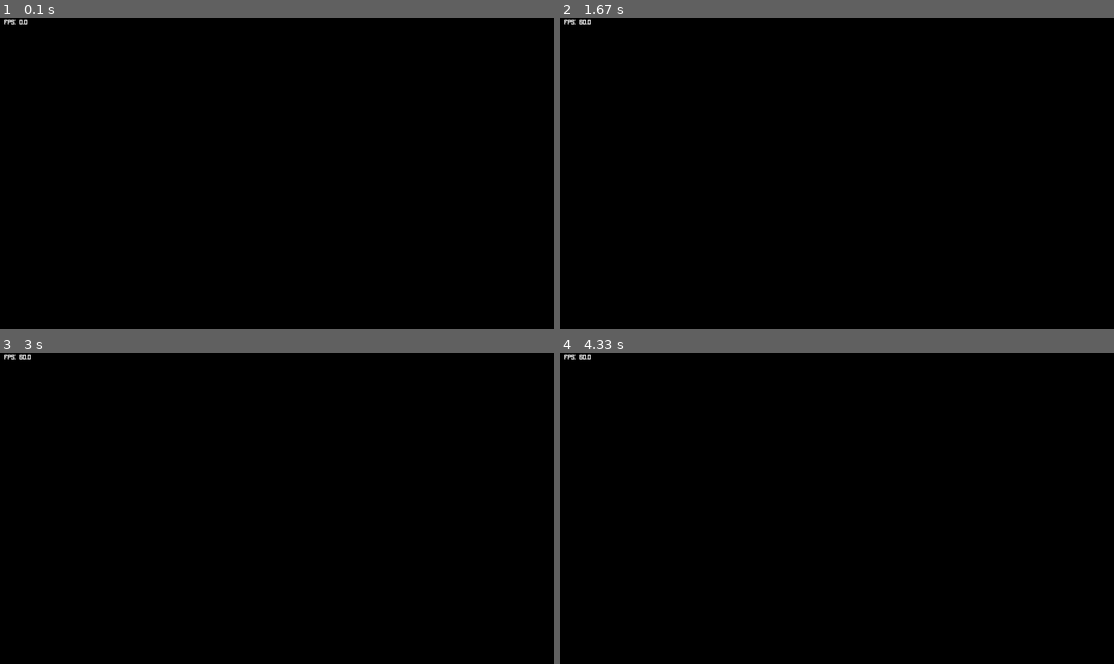
Above: before the commit, frames 1-4 (two rows, left to right).
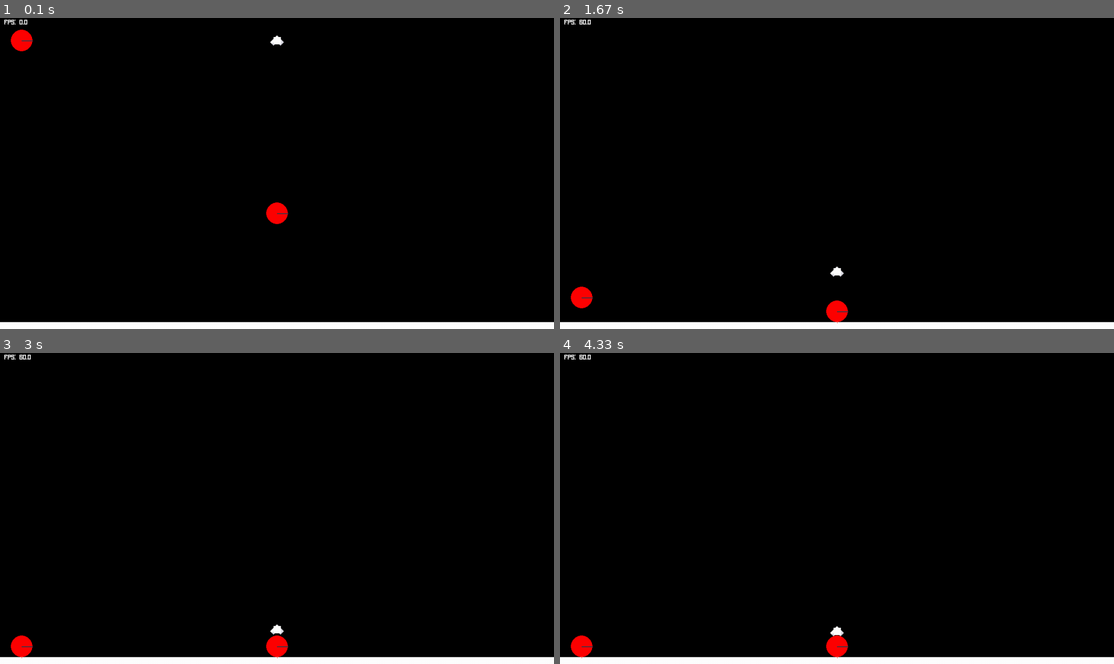
Above: after the commit, the same moments.

Repository: ramses2099/pygamephysics
Game: pygame game, started from man.py
Two runs of this game, one before a commit and one after it. Both use one fixed random seed, a clock stepped at 60 frames per second and the inputs below.
Inputs:
- Up to frame 1 (0.1 s): no input
- Up to frame 2 (1.67 s): tap X at 0.33 s
- Up to frame 3 (3 s): no input
- Up to frame 4 (4.33 s): no input

The runs differ from the first frame. In frame 1, 2.9% of the frame differs, in the area x 0-100%, y 3-100%; in frame 2, 2.9%; in frame 3, 2.9%; in frame 4, 2.9%.

Commit message:
new changes

Diff:
--- a/man.py
+++ b/man.py
@@ -1,7 +1,8 @@
 import pygame, sys, os
-import pymunk
+import pymunk.pygame_util
 from settings import *
 # from objects import *
+from objpymunk import *
 
 class Game:
     def __init__(self):
@@ -11,6 +12,19 @@
       pygame.display.set_caption(TITLE)
       self.font = pygame.font.Font(FONT, TITLESIZE)
       self.running = True
+
+      # pymunk word
+      self.space = pymunk.Space()
+      self.space.gravity =0, 981
+      self.draw_options = pymunk.pygame_util.DrawOptions(self.screen)
+
+      # pymunk object
+      self.ball = Ball(self.space,(50, 50), 25)
+      self.floor = Floor(self.space,(WIDTH/2, HEIGHT),(WIDTH,32))
+
+      self.all_sprites = pygame.sprite.Group()
+      self.ship = Ship(self.space, self.all_sprites, IMAGE_SHIP,(WIDTH/2,50))
+      self.ball = Ball(self.space,(WIDTH/2, 450), 25)
 
     #   self.all_sprites = pygame.sprite.Group()
     #   self.collision_sprite = pygame.sprite.Group()
@@ -99,8 +113,10 @@
             # state machine
             # update
 
-            # self.all_sprites.update(dt)
-            # self.all_sprites.draw(self.screen)
+            self.all_sprites.update(dt)
+            self.all_sprites.draw(self.screen)
+
+
 
             # draw
             self.debugger([
@@ -109,8 +125,14 @@
 
             #
             # self.custom_cursor()
+
+            # pymunk debug
+            self.space.debug_draw(self.draw_options)
             #
             pygame.display.flip()
+            # pymunk update world
+
+            self.space.step(dt)
 
 
 if __name__ == "__main__":
--- /dev/null
+++ b/objpymunk.py
@@ -0,0 +1,57 @@
+import pygame, pymunk
+from settings import *
+
+class Ball():
+    def __init__(self, space, pos, radius= 32, size =(32, 32)) -> None:
+        # pymunk
+        self.space = space
+        self.body = pymunk.Body()
+        self.body.position = pos
+        self.radius = radius
+
+        self.shape = pymunk.Circle(self.body, self.radius)
+        self.shape.color =(255, 0, 0, 100)
+        self.shape.mass = 10
+        self.shape.elasticity = 0.9
+        self.shape.friction = 0.8
+        self.space.add(self.body, self.shape)
+
+
+class Floor():
+    def __init__(self, space, pos, size =(32, 32)) -> None:
+        # pymunk
+        self.space = space
+        self.body = pymunk.Body(body_type=pymunk.Body.STATIC)
+        self.body.position = pos
+        self.size = size
+
+        self.shape = pymunk.Poly.create_box(self.body, self.size)
+        self.shape.color = (255, 255, 255, 100)
+        self.shape.elasticity = 0.4
+        self.shape.friction = 0.5
+        self.space.add(self.body, self.shape)
+
+
+class Ship(pygame.sprite.Sprite):
+    def __init__(self, space, groups, image, pos, size =(16, 16)) -> None:
+        super().__init__(groups)
+        # pymunk
+        self.pos = pymunk.vec2d.Vec2d(pos[0], pos[1])
+        self.body = pymunk.body.Body()
+        self.body.position = self.pos
+        self.shape = pymunk.Poly.create_box(self.body, size)
+        self.shape.color = (255, 255, 255, 100)
+        self.shape.mass = 10
+        self.shape.elasticity = 0.9
+        self.shape.friction = 0.8
+        space.add(self.body, self.shape)
+
+        # pygame
+        self.image = image
+        self.rect = image.get_rect(center = pos)
+
+
+    def update(self,dt):
+        x, y = round(self.shape.body.position.x), round(self.shape.body.position.y)
+        self.rect.centerx = x
+        self.rect.centery = y
--- a/settings.py
+++ b/settings.py
@@ -1,3 +1,4 @@
+import pygame
 from pygame.math import Vector2 as vec
 
 WIDTH = 1280
@@ -31,3 +32,5 @@
 }
 
 DIRECTION = ('horizontal','vertical')
+
+IMAGE_SHIP = pygame.image.load('./assets/images/charaters/player/ship_A.png')
